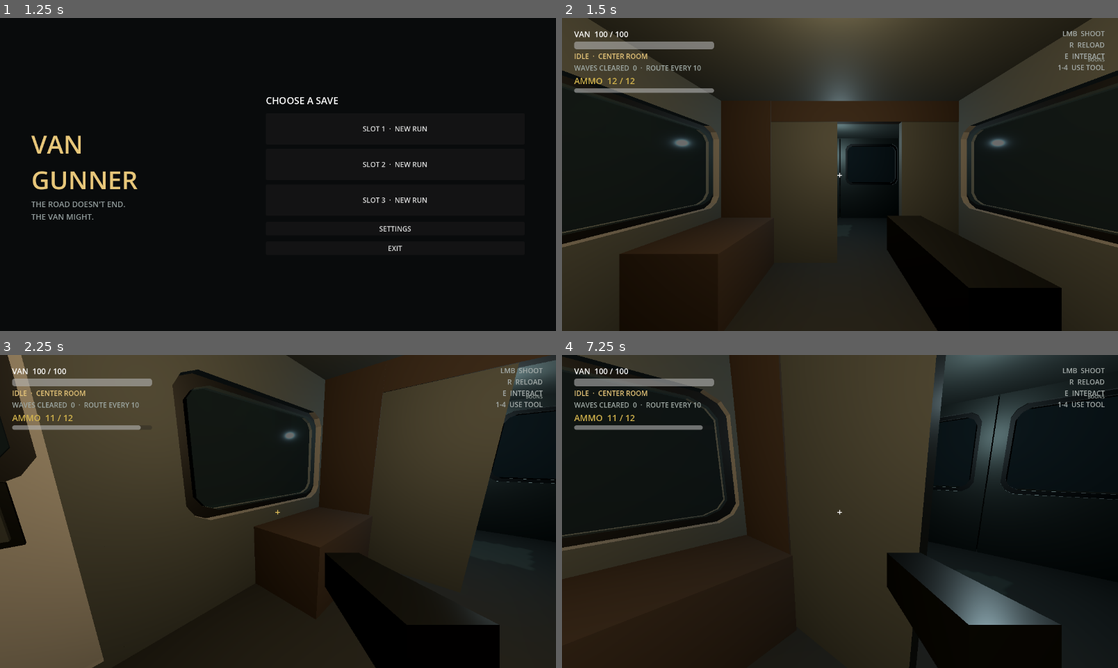
Above: before the commit, frames 1-4 (two rows, left to right).
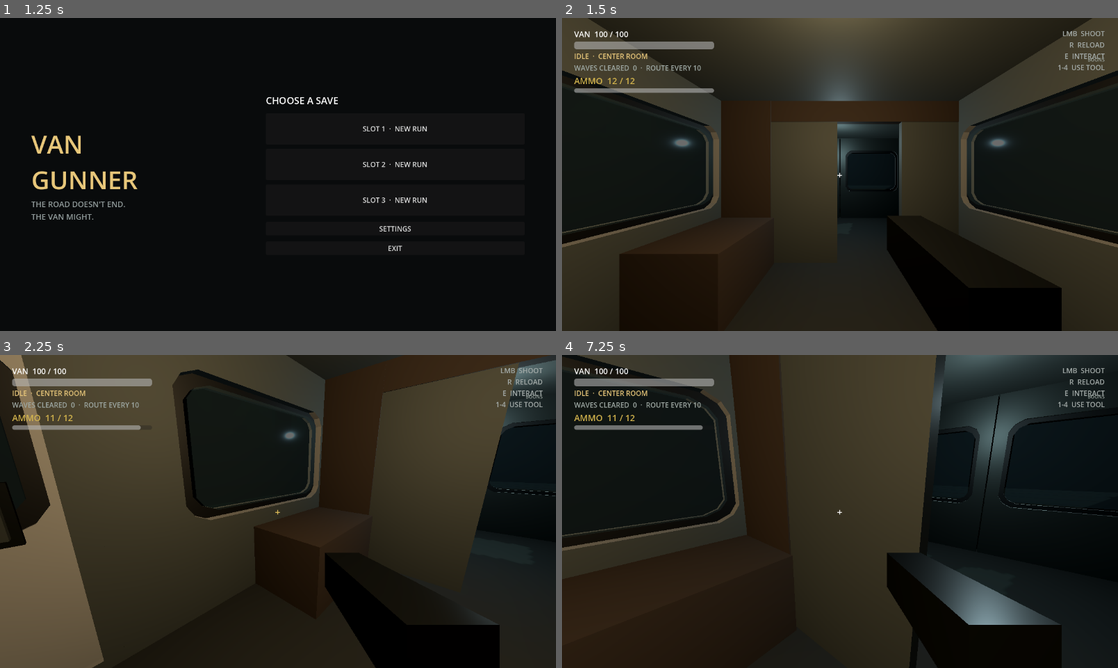
Above: after the commit, the same moments.

Repository: SebastianFreitas/van-gunner
Game: Godot game, scene res://scenes/boot/boot.tscn
Same seed, same stepped clock (60 frames per second), same inputs: the game is played once before the commit and once after it.
Inputs (mouse positions are in pixels of both pictures, inside the frame that each line leads up to):
- Up to frame 1 (1.25 s): tap Enter at 0.5 s; move the mouse to (400, 158) at 0.52 s; hold D (move_right) from 0.53 s (still down); hold E (interact) from 0.53 s (still down)
- Up to frame 2 (1.5 s): release D (move_right) at 1.25 s; release E (interact) at 1.25 s; click "SLOT 1 · NEW RUN" at 1.25 s
- Up to frame 3 (2.25 s): tap Space at 2 s; move the mouse to (250, 511) at 2.02 s; hold W (move_forward) from 2.03 s (still down); click (250, 511) at 2.1 s
- Up to frame 4 (7.25 s): move the mouse to (851, 505) at 2.77 s; hold 1 (use_slot_1) 2.78-3.53 s; tap Enter at 3.5, 5 s; move the mouse to (834, 517) at 3.52 s; tap 2 (use_slot_2) at 3.6 s; tap Space at 4.25, 5.75 s; move the mouse to (878, 514) at 4.27 s; hold 3 (use_slot_3) 4.28-5.03 s; move the mouse to (795, 508) at 5.02 s; tap 4 (use_slot_4) at 5.1 s; move the mouse to (845, 511) at 5.77 s; tap Tab at 5.85 s; move the mouse to (817, 505) at 6.52 s; release W (move_forward) at 6.53 s; hold D (move_right) from 6.53 s (still down); tap E (interact) at 6.6 s

Frame 1 is identical in both runs. In frame 2, less than 0.1% of the frame differs, in the area x 51-61%, y 40-56%; in frame 3, 1.3%, in the area x 0-100%, y 0-56%; in frame 4, 0.6%.

Commit message:
Align side door and rear windows to the side-window beltline height.
Co-authored-by: Cursor <cursoragent@cursor.com>

Diff:
--- a/scenes/van/van.tscn
+++ b/scenes/van/van.tscn
@@ -107,19 +107,19 @@
 size = Vector3(1.88, 1.44, 0.22)
 
 [sub_resource type="BoxShape3D" id="RearDoorLeafBottom"]
-size = Vector3(2.38, 1.31, 0.16)
+size = Vector3(2.38, 1.07, 0.16)
 
 [sub_resource type="BoxShape3D" id="RearDoorLeafTop"]
-size = Vector3(2.38, 0.35, 0.16)
+size = Vector3(2.38, 0.62, 0.16)
 
 [sub_resource type="BoxShape3D" id="RearDoorLeafRail"]
 size = Vector3(0.25, 1.44, 0.16)
 
 [sub_resource type="BoxShape3D" id="RearDoorBlockerBottom"]
-size = Vector3(2.38, 1.31, 0.32)
+size = Vector3(2.38, 1.07, 0.32)
 
 [sub_resource type="BoxShape3D" id="RearDoorBlockerTop"]
-size = Vector3(2.38, 0.35, 0.32)
+size = Vector3(2.38, 0.62, 0.32)
 
 [sub_resource type="BoxShape3D" id="RearDoorBlockerRail"]
 size = Vector3(0.25, 1.44, 0.32)
@@ -498,7 +498,7 @@
 size = Vector3(0.05, 2.55, 2.2)
 
 [node name="WindowCut" type="CSGPolygon3D" parent="TravelPath/VanFollow/VanRig/Interior/Shell/SideDoors/Left/Panel" unique_id=1239395783]
-transform = Transform3D(0, 0, 1, 0, 1, 0, -1, 0, 0, 0.12, 0.55, 0)
+transform = Transform3D(0, 0, 1, 0, 1, 0, -1, 0, 0, 0.12, 0.25, 0)
 operation = 2
 polygon = PackedVector2Array(-0.85, -0.55, -0.97, -0.49, -1.05, -0.38, -1.05, 0.38, -0.97, 0.49, -0.85, 0.55, 0.85, 0.55, 0.97, 0.49, 1.05, 0.38, 1.05, -0.38, 0.97, -0.49, 0.85, -0.55)
 depth = 0.32
@@ -514,7 +514,7 @@
 size = Vector3(0.04, 0.04, 2.2)
 
 [node name="WindowFrame" type="CSGCombiner3D" parent="TravelPath/VanFollow/VanRig/Interior/Shell/SideDoors/Left" unique_id=896779989]
-transform = Transform3D(0, 0, 1, 0, 1, 0, -1, 0, 0, 0.02, 0.55, 0)
+transform = Transform3D(0, 0, 1, 0, 1, 0, -1, 0, 0, 0.02, 0.25, 0)
 
 [node name="Outer" type="CSGPolygon3D" parent="TravelPath/VanFollow/VanRig/Interior/Shell/SideDoors/Left/WindowFrame" unique_id=127773518]
 polygon = PackedVector2Array(-0.9, -0.6, -1.03, -0.535, -1.12, -0.42, -1.12, 0.42, -1.03, 0.535, -0.9, 0.6, 0.9, 0.6, 1.03, 0.535, 1.12, 0.42, 1.12, -0.42, 1.03, -0.535, 0.9, -0.6)
@@ -528,7 +528,7 @@
 depth = 0.1
 
 [node name="WindowGlass" type="CSGPolygon3D" parent="TravelPath/VanFollow/VanRig/Interior/Shell/SideDoors/Left" unique_id=408565394]
-transform = Transform3D(0, 0, 1, 0, 1, 0, -1, 0, 0, 0.06, 0.55, 0)
+transform = Transform3D(0, 0, 1, 0, 1, 0, -1, 0, 0, 0.06, 0.25, 0)
 polygon = PackedVector2Array(-0.76, -0.48, -0.88, -0.43, -0.96, -0.33, -0.96, 0.33, -0.88, 0.43, -0.76, 0.48, 0.76, 0.48, 0.88, 0.43, 0.96, 0.33, 0.96, -0.33, 0.88, -0.43, 0.76, -0.48)
 depth = 0.04
 material = SubResource("RearWindowGlassMaterial")
@@ -565,7 +565,7 @@
 size = Vector3(0.05, 2.55, 2.2)
 
 [node name="WindowCut" type="CSGPolygon3D" parent="TravelPath/VanFollow/VanRig/Interior/Shell/SideDoors/Right/Panel" unique_id=425401244]
-transform = Transform3D(0, 0, -1, 0, 1, 0, 1, 0, 0, -0.12, 0.55, 0)
+transform = Transform3D(0, 0, -1, 0, 1, 0, 1, 0, 0, -0.12, 0.25, 0)
 operation = 2
 polygon = PackedVector2Array(-0.85, -0.55, -0.97, -0.49, -1.05, -0.38, -1.05, 0.38, -0.97, 0.49, -0.85, 0.55, 0.85, 0.55, 0.97, 0.49, 1.05, 0.38, 1.05, -0.38, 0.97, -0.49, 0.85, -0.55)
 depth = 0.32
@@ -581,7 +581,7 @@
 size = Vector3(0.04, 0.04, 2.2)
 
 [node name="WindowFrame" type="CSGCombiner3D" parent="TravelPath/VanFollow/VanRig/Interior/Shell/SideDoors/Right" unique_id=812845470]
-transform = Transform3D(0, 0, -1, 0, 1, 0, 1, 0, 0, -0.02, 0.55, 0)
+transform = Transform3D(0, 0, -1, 0, 1, 0, 1, 0, 0, -0.02, 0.25, 0)
 
 [node name="Outer" type="CSGPolygon3D" parent="TravelPath/VanFollow/VanRig/Interior/Shell/SideDoors/Right/WindowFrame" unique_id=1131451236]
 polygon = PackedVector2Array(-0.9, -0.6, -1.03, -0.535, -1.12, -0.42, -1.12, 0.42, -1.03, 0.535, -0.9, 0.6, 0.9, 0.6, 1.03, 0.535, 1.12, 0.42, 1.12, -0.42, 1.03, -0.535, 0.9, -0.6)
@@ -595,7 +595,7 @@
 depth = 0.1
 
 [node name="WindowGlass" type="CSGPolygon3D" parent="TravelPath/VanFollow/VanRig/Interior/Shell/SideDoors/Right" unique_id=998923734]
-transform = Transform3D(0, 0, -1, 0, 1, 0, 1, 0, 0, -0.06, 0.55, 0)
+transform = Transform3D(0, 0, -1, 0, 1, 0, 1, 0, 0, -0.06, 0.25, 0)
 polygon = PackedVector2Array(-0.76, -0.48, -0.88, -0.43, -0.96, -0.33, -0.96, 0.33, -0.88, 0.43, -0.76, 0.48, 0.76, 0.48, 0.88, 0.43, 0.96, 0.33, 0.96, -0.33, 0.88, -0.43, 0.76, -0.48)
 depth = 0.04
 material = SubResource("RearWindowGlassMaterial")
@@ -634,13 +634,13 @@
 material = SubResource("DoorMaterial")
 
 [node name="WindowCut" type="CSGPolygon3D" parent="TravelPath/VanFollow/VanRig/Interior/Shell/RearWall/LeftHinge/Panel" unique_id=812234835]
-transform = Transform3D(1, 0, 0, 0, 1, 0, 0, 0, 1, 0, 0.48, 0.14)
+transform = Transform3D(1, 0, 0, 0, 1, 0, 0, 0, 1, 0, 0.225, 0.14)
 operation = 2
 polygon = PackedVector2Array(-0.79, -0.775, -0.92, -0.7, -0.99, -0.575, -0.99, 0.575, -0.92, 0.7, -0.79, 0.775, 0.79, 0.775, 0.92, 0.7, 0.99, 0.575, 0.99, -0.575, 0.92, -0.7, 0.79, -0.775)
 depth = 0.28
 
 [node name="WindowFrame" type="CSGCombiner3D" parent="TravelPath/VanFollow/VanRig/Interior/Shell/RearWall/LeftHinge" unique_id=1295352795]
-transform = Transform3D(1, 0, 0, 0, 1, 0, 0, 0, 1, 1.19, 0.48, 0.02)
+transform = Transform3D(1, 0, 0, 0, 1, 0, 0, 0, 1, 1.19, 0.225, 0.02)
 
 [node name="Outer" type="CSGPolygon3D" parent="TravelPath/VanFollow/VanRig/Interior/Shell/RearWall/LeftHinge/WindowFrame" unique_id=54160015]
 polygon = PackedVector2Array(-0.86, -0.845, -1, -0.76, -1.07, -0.62, -1.07, 0.62, -1, 0.76, -0.86, 0.845, 0.86, 0.845, 1, 0.76, 1.07, 0.62, 1.07, -0.62, 1, -0.76, 0.86, -0.845)
@@ -654,13 +654,13 @@
 depth = 0.08
 
 [node name="WindowGlass" type="MeshInstance3D" parent="TravelPath/VanFollow/VanRig/Interior/Shell/RearWall/LeftHinge" unique_id=398337844]
-transform = Transform3D(1, 0, 0, 0, 1, 0, 0, 0, 1, 1.19, 0.48, 0)
+transform = Transform3D(1, 0, 0, 0, 1, 0, 0, 0, 1, 1.19, 0.225, 0)
 material_override = SubResource("RearWindowGlassMaterial")
 cast_shadow = 0
 mesh = SubResource("RearWindowGlassMesh")
 
 [node name="BreakableGlass" type="Area3D" parent="TravelPath/VanFollow/VanRig/Interior/Shell/RearWall/LeftHinge" unique_id=1233106595]
-transform = Transform3D(1, 0, 0, 0, 1, 0, 0, 0, 1, 1.19, 0.48, -0.06)
+transform = Transform3D(1, 0, 0, 0, 1, 0, 0, 0, 1, 1.19, 0.225, -0.06)
 collision_layer = 4
 collision_mask = 0
 monitoring = false
@@ -676,19 +676,19 @@
 script = ExtResource("15")
 
 [node name="Bottom" type="CollisionShape3D" parent="TravelPath/VanFollow/VanRig/Interior/Shell/RearWall/LeftHinge/Interact" unique_id=2071228218]
-transform = Transform3D(1, 0, 0, 0, 1, 0, 0, 0, 1, 0, -0.895, 0)
+transform = Transform3D(1, 0, 0, 0, 1, 0, 0, 0, 1, 0, -1.015, 0)
 shape = SubResource("RearDoorLeafBottom")
 
 [node name="Top" type="CollisionShape3D" parent="TravelPath/VanFollow/VanRig/Interior/Shell/RearWall/LeftHinge/Interact" unique_id=815661527]
-transform = Transform3D(1, 0, 0, 0, 1, 0, 0, 0, 1, 0, 1.375, 0)
+transform = Transform3D(1, 0, 0, 0, 1, 0, 0, 0, 1, 0, 1.24, 0)
 shape = SubResource("RearDoorLeafTop")
 
 [node name="LeftRail" type="CollisionShape3D" parent="TravelPath/VanFollow/VanRig/Interior/Shell/RearWall/LeftHinge/Interact" unique_id=1068217556]
-transform = Transform3D(1, 0, 0, 0, 1, 0, 0, 0, 1, -1.065, 0.48, 0)
+transform = Transform3D(1, 0, 0, 0, 1, 0, 0, 0, 1, -1.065, 0.225, 0)
 shape = SubResource("RearDoorLeafRail")
 
 [node name="RightRail" type="CollisionShape3D" parent="TravelPath/VanFollow/VanRig/Interior/Shell/RearWall/LeftHinge/Interact" unique_id=1582196809]
-transform = Transform3D(1, 0, 0, 0, 1, 0, 0, 0, 1, 1.065, 0.48, 0)
+transform = Transform3D(1, 0, 0, 0, 1, 0, 0, 0, 1, 1.065, 0.225, 0)
 shape = SubResource("RearDoorLeafRail")
 
 [node name="RightHinge" type="Node3D" parent="TravelPath/VanFollow/VanRig/Interior/Shell/RearWall" unique_id=1576193080]
@@ -702,13 +702,13 @@
 material = SubResource("DoorMaterial")
 
 [node name="WindowCut" type="CSGPolygon3D" parent="TravelPath/VanFollow/VanRig/Interior/Shell/RearWall/RightHinge/Panel" unique_id=639769704]
-transform = Transform3D(1, 0, 0, 0, 1, 0, 0, 0, 1, 0, 0.48, 0.14)
+transform = Transform3D(1, 0, 0, 0, 1, 0, 0, 0, 1, 0, 0.225, 0.14)
 operation = 2
 polygon = PackedVector2Array(-0.79, -0.775, -0.92, -0.7, -0.99, -0.575, -0.99, 0.575, -0.92, 0.7, -0.79, 0.775, 0.79, 0.775, 0.92, 0.7, 0.99, 0.575, 0.99, -0.575, 0.92, -0.7, 0.79, -0.775)
 depth = 0.28
 
 [node name="WindowFrame" type="CSGCombiner3D" parent="TravelPath/VanFollow/VanRig/Interior/Shell/RearWall/RightHinge" unique_id=1825940300]
-transform = Transform3D(1, 0, 0, 0, 1, 0, 0, 0, 1, -1.19, 0.48, 0.02)
+transform = Transform3D(1, 0, 0, 0, 1, 0, 0, 0, 1, -1.19, 0.225, 0.02)
 
 [node name="Outer" type="CSGPolygon3D" parent="TravelPath/VanFollow/VanRig/Interior/Shell/RearWall/RightHinge/WindowFrame" unique_id=278585995]
 polygon = PackedVector2Array(-0.86, -0.845, -1, -0.76, -1.07, -0.62, -1.07, 0.62, -1, 0.76, -0.86, 0.845, 0.86, 0.845, 1, 0.76, 1.07, 0.62, 1.07, -0.62, 1, -0.76, 0.86, -0.845)
@@ -722,13 +722,13 @@
 depth = 0.08
 
 [node name="WindowGlass" type="MeshInstance3D" parent="TravelPath/VanFollow/VanRig/Interior/Shell/RearWall/RightHinge" unique_id=1118683380]
-transform = Transform3D(1, 0, 0, 0, 1, 0, 0, 0, 1, -1.19, 0.48, 0)
+transform = Transform3D(1, 0, 0, 0, 1, 0, 0, 0, 1, -1.19, 0.225, 0)
 material_override = SubResource("RearWindowGlassMaterial")
 cast_shadow = 0
 mesh = SubResource("RearWindowGlassMesh")
 
 [node name="BreakableGlass" type="Area3D" parent="TravelPath/VanFollow/VanRig/Interior/Shell/RearWall/RightHinge" unique_id=755178602]
-transform = Transform3D(1, 0, 0, 0, 1, 0, 0, 0, 1, -1.19, 0.48, -0.06)
+transform = Transform3D(1, 0, 0, 0, 1, 0, 0, 0, 1, -1.19, 0.225, -0.06)
 collision_layer = 4
 collision_mask = 0
 monitoring = false
@@ -745,54 +745,54 @@
 side = "right"
 
 [node name="Bottom" type="CollisionShape3D" parent="TravelPath/VanFollow/VanRig/Interior/Shell/RearWall/RightHinge/Interact" unique_id=1550700880]
-transform = Transform3D(1, 0, 0, 0, 1, 0, 0, 0, 1, 0, -0.895, 0)
+transform = Transform3D(1, 0, 0, 0, 1, 0, 0, 0, 1, 0, -1.015, 0)
 shape = SubResource("RearDoorLeafBottom")
 
 [node name="Top" type="CollisionShape3D" parent="TravelPath/VanFollow/VanRig/Interior/Shell/RearWall/RightHinge/Interact" unique_id=964507295]
-transform = Transform3D(1, 0, 0, 0, 1, 0, 0, 0, 1, 0, 1.375, 0)
+transform = Transform3D(1, 0, 0, 0, 1, 0, 0, 0, 1, 0, 1.24, 0)
 shape = SubResource("RearDoorLeafTop")
 
 [node name="LeftRail" type="CollisionShape3D" parent="TravelPath/VanFollow/VanRig/Interior/Shell/RearWall/RightHinge/Interact" unique_id=163987176]
-transform = Transform3D(1, 0, 0, 0, 1, 0, 0, 0, 1, -1.065, 0.48, 0)
+transform = Transform3D(1, 0, 0, 0, 1, 0, 0, 0, 1, -1.065, 0.225, 0)
 shape = SubResource("RearDoorLeafRail")
 
 [node name="RightRail" type="CollisionShape3D" parent="TravelPath/VanFollow/VanRig/Interior/Shell/RearWall/RightHinge/Interact" unique_id=526257041]
-transform = Transform3D(1, 0, 0, 0, 1, 0, 0, 0, 1, 1.065, 0.48, 0)
+transform = Transform3D(1, 0, 0, 0, 1, 0, 0, 0, 1, 1.065, 0.225, 0)
 shape = SubResource("RearDoorLeafRail")
 
 [node name="Blocker" type="StaticBody3D" parent="TravelPath/VanFollow/VanRig/Interior/Shell/RearWall" unique_id=1788784777]
 collision_mask = 0
 
 [node name="LeftBottom" type="CollisionShape3D" parent="TravelPath/VanFollow/VanRig/Interior/Shell/RearWall/Blocker" unique_id=1086645405]
-transform = Transform3D(1, 0, 0, 0, 1, 0, 0, 0, 1, -1.19, 0.655, 4.71)
+transform = Transform3D(1, 0, 0, 0, 1, 0, 0, 0, 1, -1.19, 0.535, 4.71)
 shape = SubResource("RearDoorBlockerBottom")
 
 [node name="LeftTop" type="CollisionShape3D" parent="TravelPath/VanFollow/VanRig/Interior/Shell/RearWall/Blocker" unique_id=150257465]
-transform = Transform3D(1, 0, 0, 0, 1, 0, 0, 0, 1, -1.19, 2.925, 4.71)
+transform = Transform3D(1, 0, 0, 0, 1, 0, 0, 0, 1, -1.19, 2.79, 4.71)
 shape = SubResource("RearDoorBlockerTop")
 
 [node name="LeftLeftRail" type="CollisionShape3D" parent="TravelPath/VanFollow/VanRig/Interior/Shell/RearWall/Blocker" unique_id=736126152]
-transform = Transform3D(1, 0, 0, 0, 1, 0, 0, 0, 1, -2.255, 2.03, 4.71)
+transform = Transform3D(1, 0, 0, 0, 1, 0, 0, 0, 1, -2.255, 1.775, 4.71)
 shape = SubResource("RearDoorBlockerRail")
 
 [node name="LeftRightRail" type="CollisionShape3D" parent="TravelPath/VanFollow/VanRig/Interior/Shell/RearWall/Blocker" unique_id=526448115]
-transform = Transform3D(1, 0, 0, 0, 1, 0, 0, 0, 1, -0.125, 2.03, 4.71)
+transform = Transform3D(1, 0, 0, 0, 1, 0, 0, 0, 1, -0.125, 1.775, 4.71)
 shape = SubResource("RearDoorBlockerRail")
 
 [node name="RightBottom" type="CollisionShape3D" parent="TravelPath/VanFollow/VanRig/Interior/Shell/RearWall/Blocker" unique_id=483119126]
-transform = Transform3D(1, 0, 0, 0, 1, 0, 0, 0, 1, 1.19, 0.655, 4.71)
+transform = Transform3D(1, 0, 0, 0, 1, 0, 0, 0, 1, 1.19, 0.535, 4.71)
 shape = SubResource("RearDoorBlockerBottom")
 
 [node name="RightTop" type="CollisionShape3D" parent="TravelPath/VanFollow/VanRig/Interior/Shell/RearWall/Blocker" unique_id=1053316849]
-transform = Transform3D(1, 0, 0, 0, 1, 0, 0, 0, 1, 1.19, 2.925, 4.71)
+transform = Transform3D(1, 0, 0, 0, 1, 0, 0, 0, 1, 1.19, 2.79, 4.71)
 shape = SubResource("RearDoorBlockerTop")
 
 [node name="RightLeftRail" type="CollisionShape3D" parent="TravelPath/VanFollow/VanRig/Interior/Shell/RearWall/Blocker" unique_id=329897276]
-transform = Transform3D(1, 0, 0, 0, 1, 0, 0, 0, 1, 0.125, 2.03, 4.71)
+transform = Transform3D(1, 0, 0, 0, 1, 0, 0, 0, 1, 0.125, 1.775, 4.71)
 shape = SubResource("RearDoorBlockerRail")
 
 [node name="RightRightRail" type="CollisionShape3D" parent="TravelPath/VanFollow/VanRig/Interior/Shell/RearWall/Blocker" unique_id=844201653]
-transform = Transform3D(1, 0, 0, 0, 1, 0, 0, 0, 1, 2.255, 2.03, 4.71)
+transform = Transform3D(1, 0, 0, 0, 1, 0, 0, 0, 1, 2.255, 1.775, 4.71)
 shape = SubResource("RearDoorBlockerRail")
 
 [node name="FrontPartition" type="StaticBody3D" parent="TravelPath/VanFollow/VanRig/Interior" unique_id=450567163]
